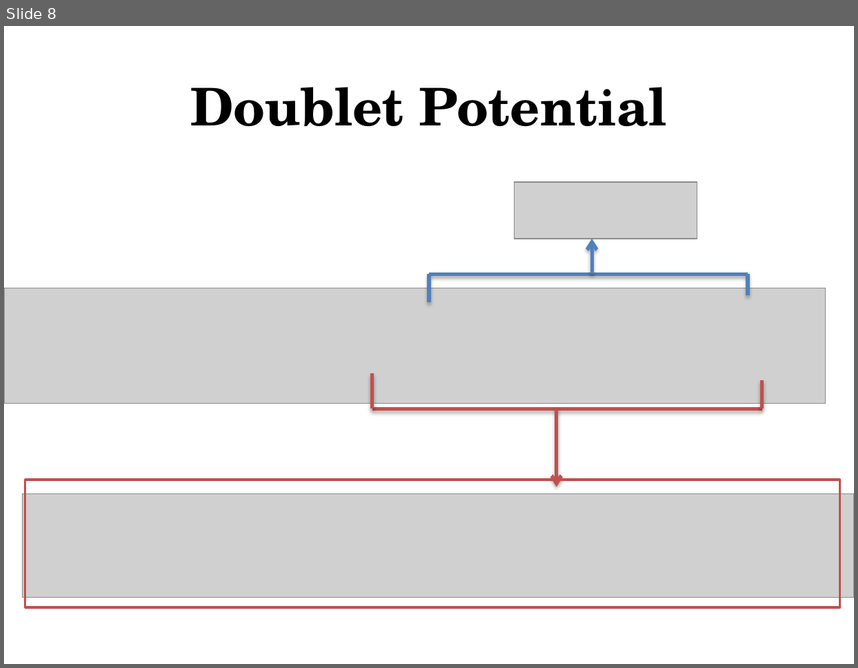
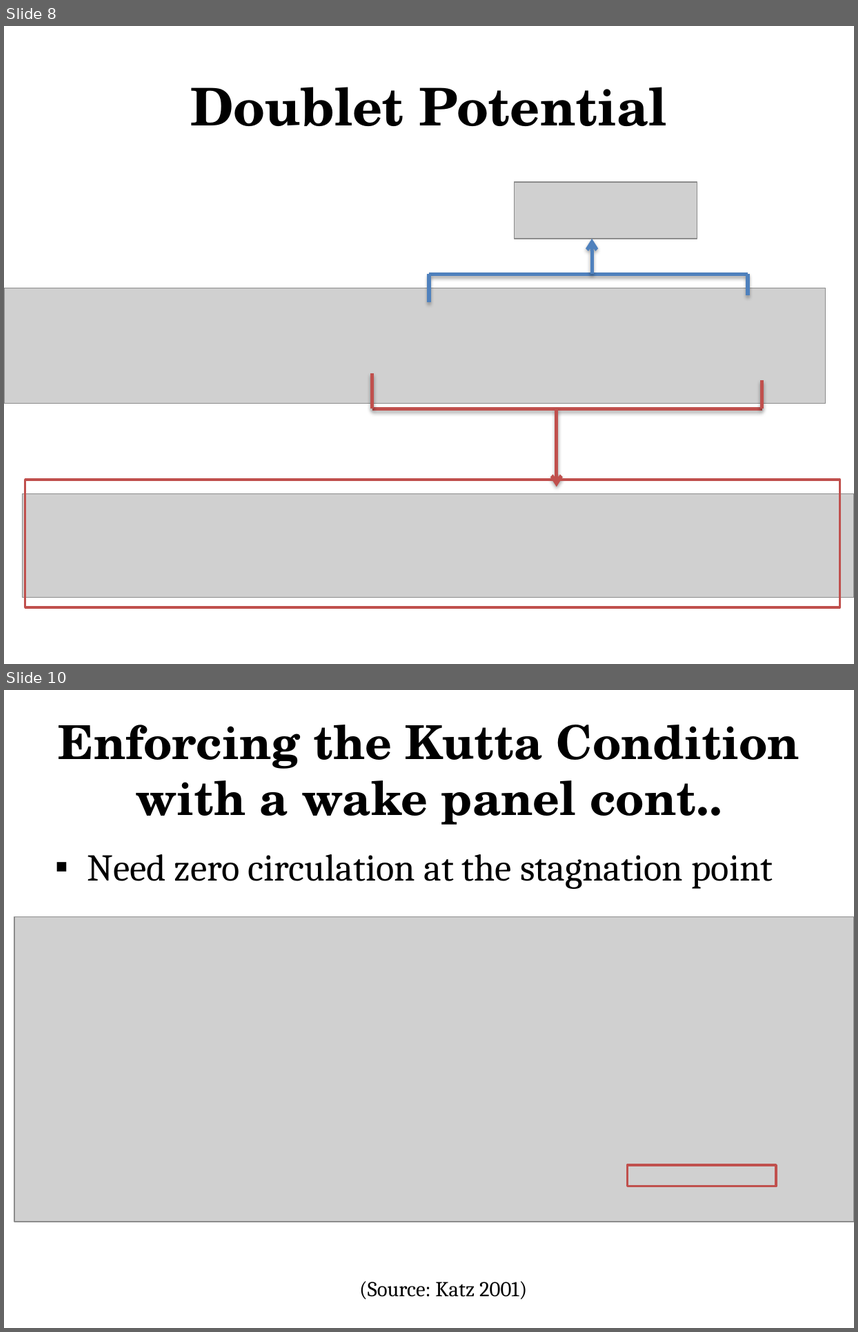
Before and after one commit to kathernandez/AeroHydro, a slide deck: Final Project/Wake Panel Method.pptx. Shown one above the other, each under a label of ours: slide 8 before the commit, slides 8 and 10 after it; the slides between them are not shown. The pictures are 858x668 and 858x1332 pixels, drawn with LibreOffice and Linux fonts; fonts in the diff are those of the drawing; grey boxes stand for pictures. Boxes give left, top, right and bottom in pixels: in the first picture for what was removed or moved away, otherwise in the second. Text is boxed around its words. In the diff, an @@ line names an element or a change of style, - is before the commit and + after.

```diff
--- a/Final Project/Wake Panel Method.pptx
+++ b/Final Project/Wake Panel Method.pptx
@@ slide 10 added at [4,690,854,1328], background #FFFFFF @@
@@ title added at [59,724,799,825], 39.6 pt, text #000000, bold @@
+Enforcing the Kutta Condition with a wake panel cont..
@@ text added at [87,854,773,889], 32 pt, text #000000 @@
+▪ Need zero circulation at the stagnation point
@@ picture added at [14,917,854,1221] @@
@@ rectangle added at [627,1164,776,1185], outline #C0504D 2 pt @@
@@ text added at [359,1281,527,1299], 18 pt, text #000000 @@
+(Source: Katz 2001)
```
Also in this commit, not shown: 1 slide changed, 5 other slides added, 1 slide removed, 2 other files.
